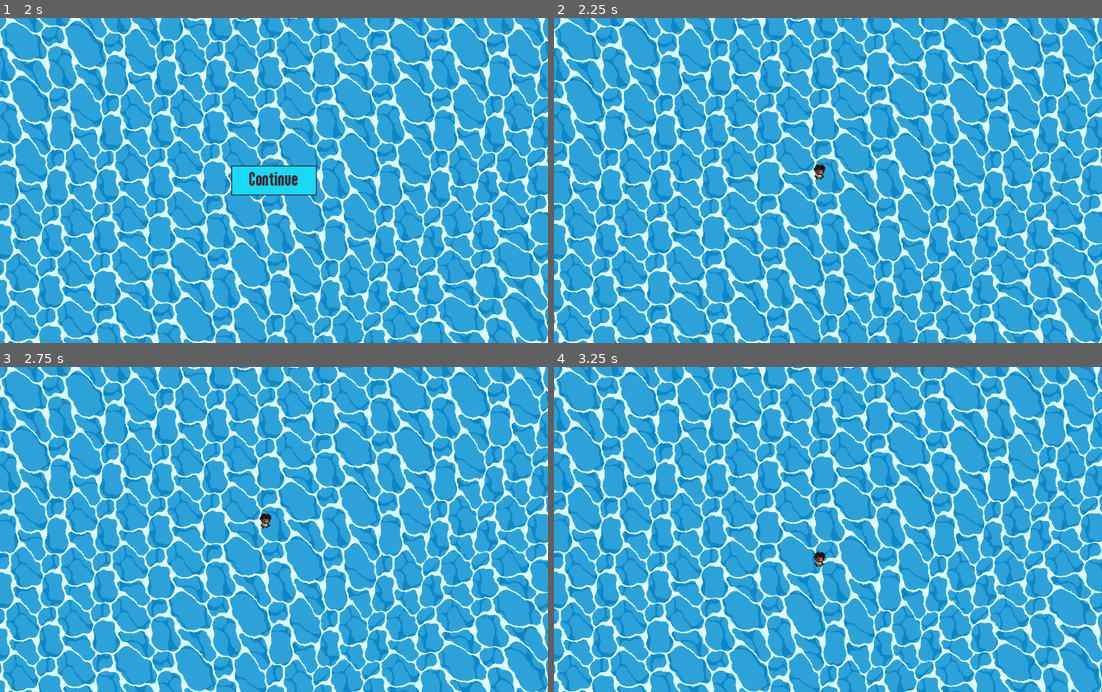
Above: before the commit, frames 1-4 (two rows, left to right).
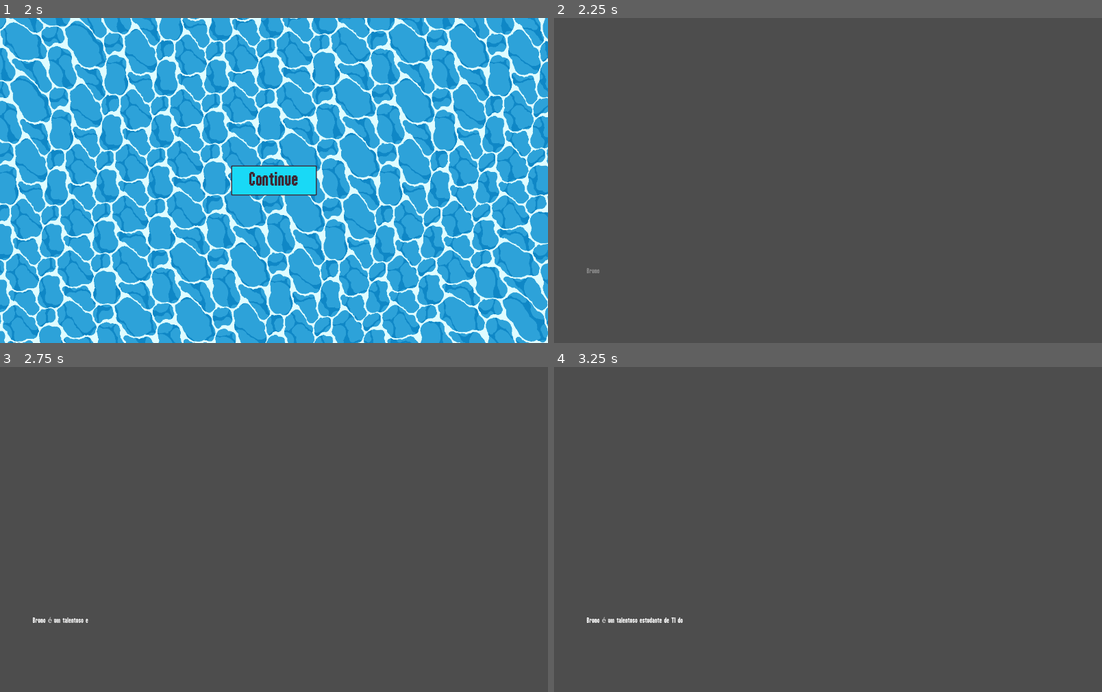
Above: after the commit, the same moments.

Repository: leandrofelix-dev/hola-mundo
Game: Godot game, scene res://scenes/ui/main_menu.tscn
The game is run twice, just before and just after one commit, with the same random seed, the same clock (stepped at 60 frames per second) and the same inputs.
Inputs (mouse positions are in pixels of both pictures, inside the frame that each line leads up to):
- Up to frame 1 (2 s): click "Iniciar" at 0.5 s; move the mouse to (394, 164) at 1.27 s; hold Right (ui_right) from 1.28 s (still down)
- Up to frame 2 (2.25 s): release Right (ui_right) at 2 s; click "Continue" at 2 s
- Up to frame 3 (2.75 s): no input
- Up to frame 4 (3.25 s): move the mouse to (718, 545) at 2.77 s; hold Down (ui_down) from 2.78 s (still down)

Frame 1 is identical in both runs. In frame 2, 100% of the frame differs, in the area x 0-100%, y 0-100%; in frame 3, 100%; in frame 4, 100%.

Commit message:
feat: adiciona a historia de introducao

Diff:
--- a/scenes/intro.gd
+++ b/scenes/intro.gd
@@ -1,23 +1,61 @@
 extends Node2D
 
-var office_scene: PackedScene = preload("res://scenes/maps/office.tscn")
+var office_scene = preload("res://scenes/maps/office.tscn")
+@onready var label = $CanvasLayer/RichTextLabel
+@onready var timer = $Timer
 
-@onready var story_label = $CanvasLayer/RichTextLabel
+var textos = [
+	"Bruno é um talentoso estudante de TI do IFCE Campus Cedro.",
+	"Sua dedicação rendeu-lhe um estágio cobiçado em uma grande empresa de tecnologia",
+	"Quando menos esperava, surgiu a oportunidade de um intercâmbio acadêmico na Espanha",
+	"Porém...",
+	"Havia um desafio inesperado: sua efetivação na empresa estava condicionada ao domínio do espanhol em um teste de 1 dia na empresa.",
+	"Agora, Bruno precisa provar que é capaz..."
+]
+var index = 0
 
 func _ready():
-	story_label.text = """
-		[center][b]Ano 2094 - Estação Lunar Omega[/b][/center]
+	label.text = ""
+	label.visible_ratio = 0
+	mostrar_proximo_texto()
 
-		A humanidade expandiu suas fronteiras para além da Terra.
-		Você, um especialista em segurança cibernética, recebeu uma missão urgente:
-		Um ataque hacker comprometeu os sistemas da estação.
+func mostrar_proximo_texto():
+	if index >= textos.size():
+		# Animação final antes de trocar de cena
+		var final_tween = create_tween()
+		final_tween.tween_property(label, "modulate:a", 0, 1.5)\
+				  .set_ease(Tween.EASE_IN)\
+				  .set_trans(Tween.TRANS_CUBIC)
+		await final_tween.finished
+		get_tree().change_scene_to_packed(office_scene)
+		return
 
-		Sua primeira tarefa? Descobrir quem está por trás disso.
+	# Mostra apenas o texto atual (sem acumular)
+	label.text = textos[index]
+	label.modulate.a = 0
+	label.visible_ratio = 0
 
-		[center][b]Prepare-se...[/b][/center]
-		"""
+	# Animação de fade-in
+	var fade_tween = create_tween()
+	fade_tween.tween_property(label, "modulate:a", 1, 0.8)\
+			 .set_ease(Tween.EASE_OUT)\
+			 .set_trans(Tween.TRANS_SINE)
 
-	var timer = get_tree().create_timer(5)
+	# Animação de digitação
+	var type_tween = create_tween()
+	type_tween.tween_property(label, "visible_ratio", 1, textos[index].length() * 0.03)\
+			 .set_ease(Tween.EASE_IN_OUT)\
+			 .set_trans(Tween.TRANS_LINEAR)
+
+	index += 1
+	await type_tween.finished
+
+	# Espera antes do próximo texto
+	timer.wait_time = 2.0  # Tempo entre textos
+	timer.start()
 	await timer.timeout
 
-	get_tree().change_scene_to_packed(office_scene)
+	mostrar_proximo_texto()
+
+func _on_timer_timeout():
+	pass  # Mantido para compatibilidade
--- a/scenes/intro.tscn
+++ b/scenes/intro.tscn
@@ -1,32 +1,23 @@
-[gd_scene load_steps=5 format=3 uid="uid://cnhxvgq7t2xey"]
+[gd_scene load_steps=2 format=3 uid="uid://cnhxvgq7t2xey"]
 
 [ext_resource type="Script" path="res://scenes/intro.gd" id="1_hm8ux"]
-[ext_resource type="Shader" path="res://resources/shaders/water.gdshader" id="2_sc1ww"]
-[ext_resource type="Texture2D" uid="uid://d1saoawy2e1te" path="res://assets/images/square.png" id="3_yg412"]
-
-[sub_resource type="ShaderMaterial" id="ShaderMaterial_17jsy"]
-shader = ExtResource("2_sc1ww")
-shader_parameter/WATER_COL = Color(0.176471, 0.635294, 0.85098, 1)
-shader_parameter/WATER2_COL = Color(0.0588235, 0.529412, 0.776471, 1)
-shader_parameter/FOAM_COL = Color(0.87451, 0.988235, 1, 1)
-shader_parameter/distortion_speed = 1.0
-shader_parameter/tile = Vector2(1, 1)
-shader_parameter/offset = Vector2(0, 0)
 
 [node name="Intro" type="Node2D"]
 script = ExtResource("1_hm8ux")
 
-[node name="background_temporario" type="Sprite2D" parent="."]
-material = SubResource("ShaderMaterial_17jsy")
-position = Vector2(152, 374)
-scale = Vector2(50.625, 50)
-texture = ExtResource("3_yg412")
-
 [node name="CanvasLayer" type="CanvasLayer" parent="."]
 
-[node name="story_text" type="RichTextLabel" parent="CanvasLayer"]
+[node name="RichTextLabel" type="RichTextLabel" parent="CanvasLayer"]
 offset_left = 77.0
-offset_top = 75.0
+offset_top = 585.0
 offset_right = 1166.0
 offset_bottom = 698.0
 text = "Era uma vez..."
+
+[node name="Control" type="Control" parent="CanvasLayer"]
+layout_mode = 3
+anchors_preset = 0
+offset_right = 40.0
+offset_bottom = 40.0
+
+[node name="Timer" type="Timer" parent="."]
--- a/scenes/ui/loading_screen.gd
+++ b/scenes/ui/loading_screen.gd
@@ -4,7 +4,7 @@
 @onready var loading_label = %LoadingLabel
 @onready var loading_sprite = %LoadingSprite
 
-var main_scene_path = "res://scenes/maps/office.tscn"
+var main_scene_path = "res://scenes/intro.tscn"
 var loading_progress = []
 var scene_load_status = 0
 var main_scene: PackedScene
